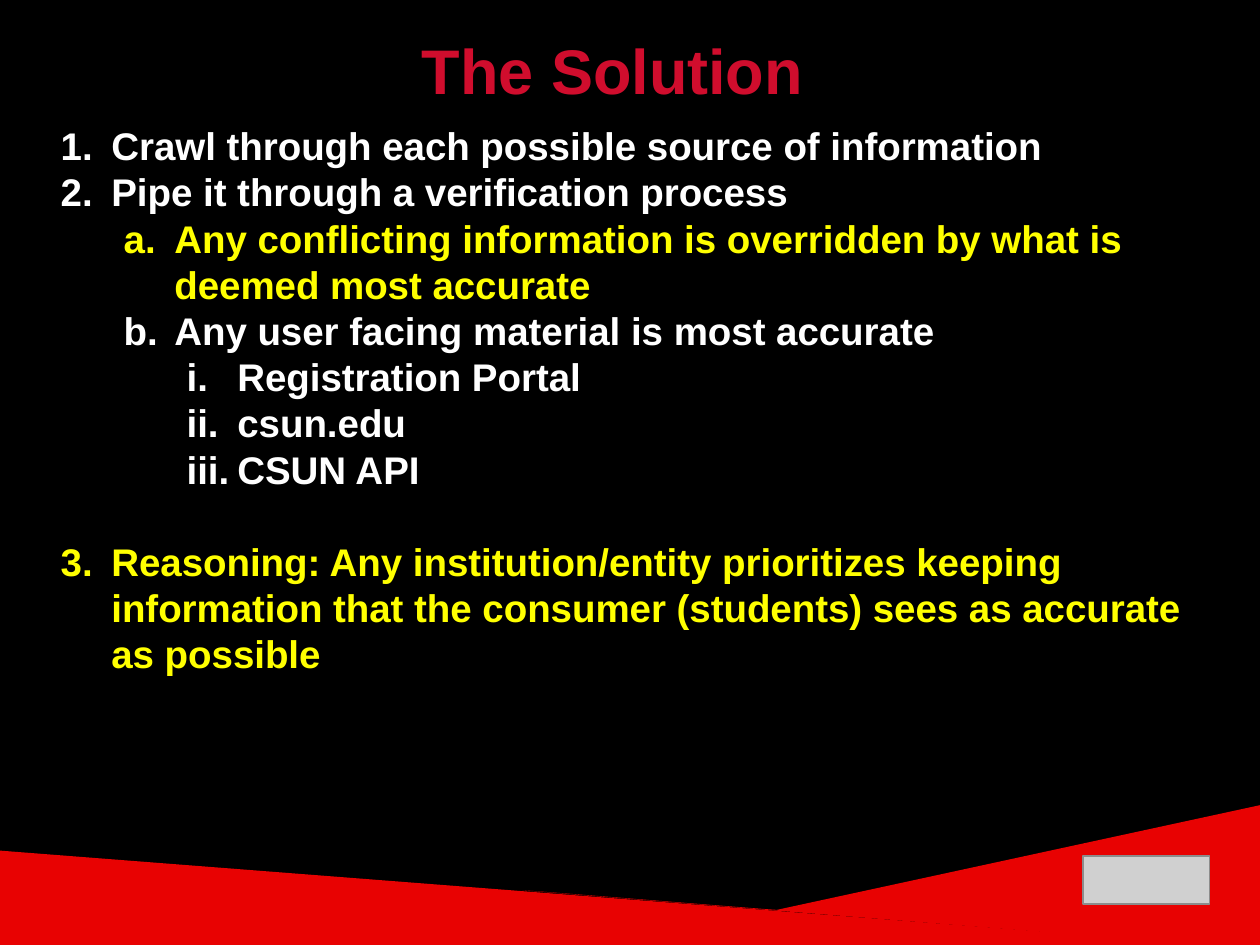
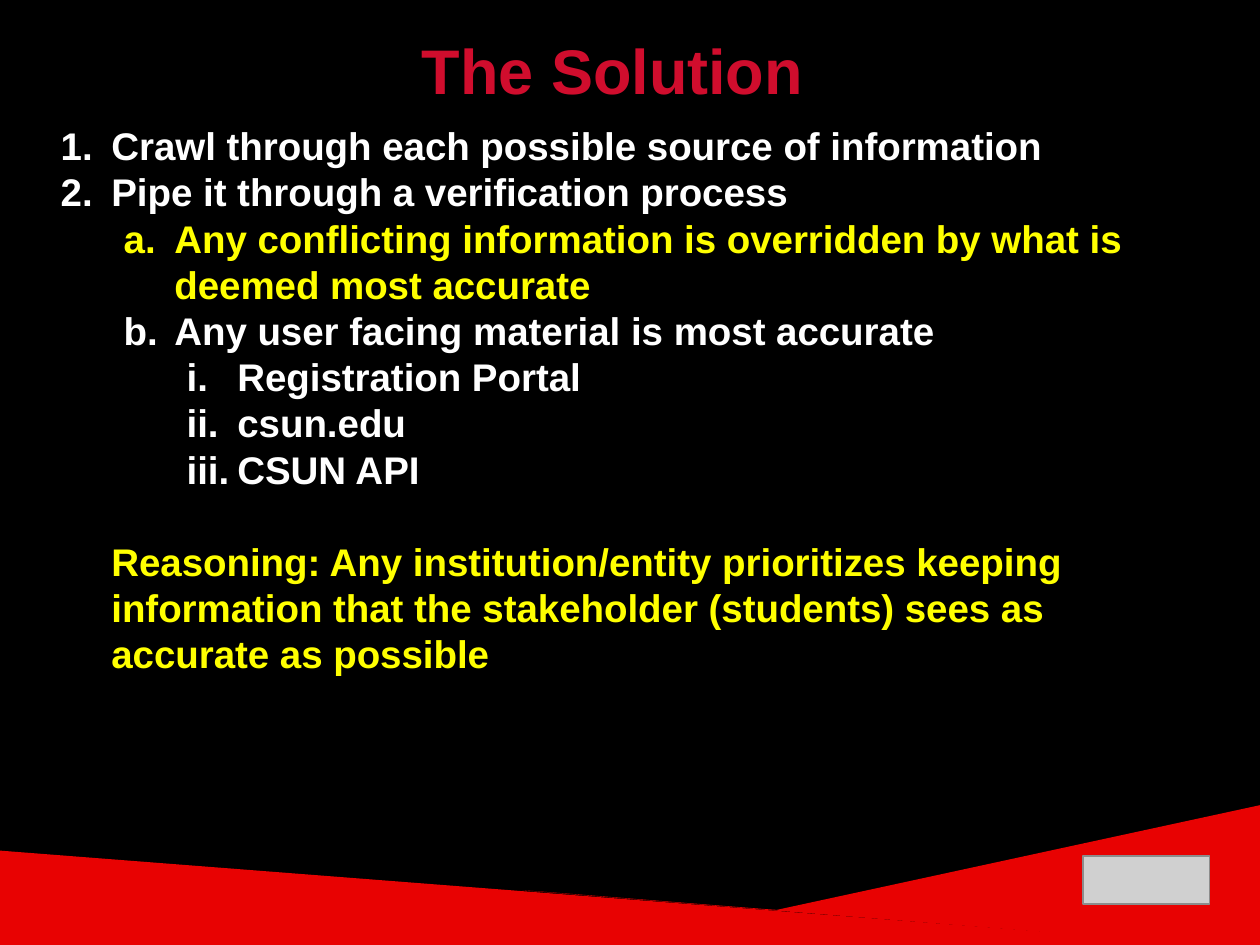
Before and after one commit to ckjarmon/CSUN-Dashboard, a slide deck: slide 6 of documentation/presentations/White Volley Girls - Final Project Presentation (Season 2).pptx. Drawn at 1260x945 pixels with LibreOffice and Linux fonts; fonts in the diff are those of the drawing; grey boxes stand for pictures. Boxes give left, top, right and bottom in pixels: in the first picture for what was removed or moved away, otherwise in the second. Text is boxed around its words. In the diff, an @@ line names an element or a change of style, - is before the commit and + after.

```diff
--- a/documentation/presentations/White Volley Girls - Final Project Presentation (Season 2).pptx
+++ b/documentation/presentations/White Volley Girls - Final Project Presentation (Season 2).pptx
@@ text at box(111, 548, 1061, 676): text changed @@
-3. Reasoning: Any institution/entity prioritizes keeping information that the consumer (students) sees as accurate as possible
+Reasoning: Any institution/entity prioritizes keeping information that the stakeholder (students) sees as accurate as possible
```
Also in this commit, not shown: 5 other slides changed, 3 slides added, 1 slide removed, 3 other files.
